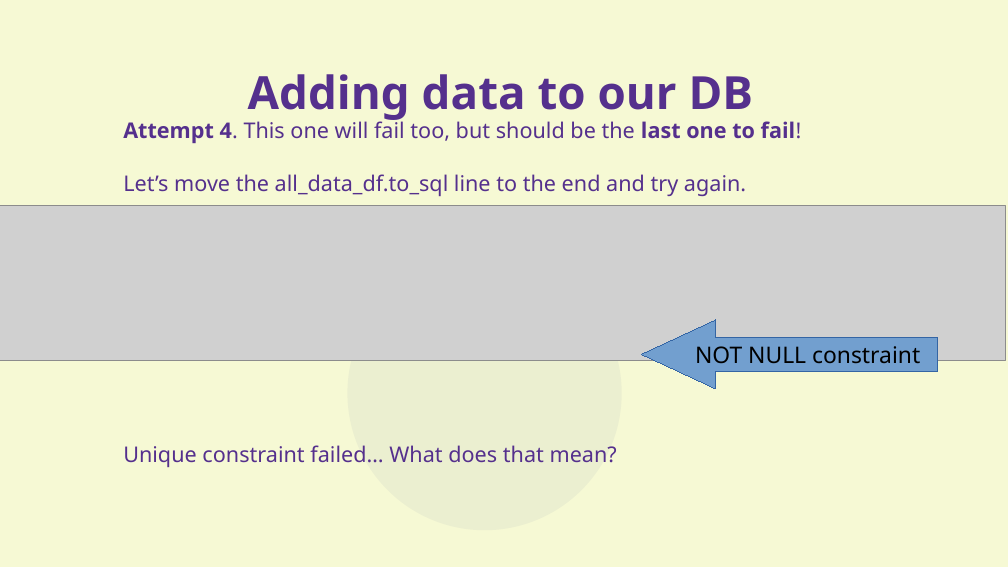
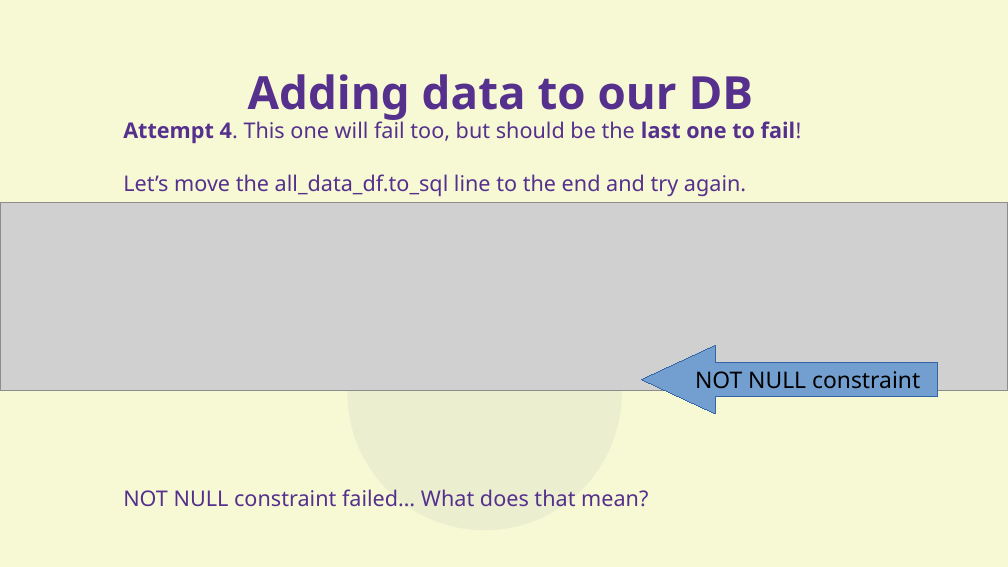
Before and after one commit to aram-de/aas_workshop_pub, a slide deck: slide 44 of presentation_KhanRev.odp (slide 48 before the commit). Drawn at 1008x567 pixels with LibreOffice and Linux fonts; fonts in the diff are those of the drawing; grey boxes stand for pictures. Boxes give left, top, right and bottom in pixels: in the first picture for what was removed or moved away, otherwise in the second. Text is boxed around its words. In the diff, an @@ line names an element or a change of style, - is before the commit and + after.

```diff
--- a/presentation_KhanRev.odp
+++ b/presentation_KhanRev.odp
@@ picture: place and size @@
-picture at bbox=[0, 206, 1006, 360]
+picture at bbox=[0, 203, 1008, 391]
@@ left arrow "NOT NULL constraint": place and size @@
-left arrow "NOT NULL constraint" at bbox=[641, 320, 938, 389]
+left arrow "NOT NULL constraint" at bbox=[641, 346, 938, 414]
@@ text at bbox=[123, 489, 648, 507]: text changed @@
-Unique constraint failed… What does that mean?
+NOT NULL constraint failed… What does that mean?
```
Also in this commit, not shown: 26 other slides changed, 2 slides added, 5 slides removed, 2 other files.
